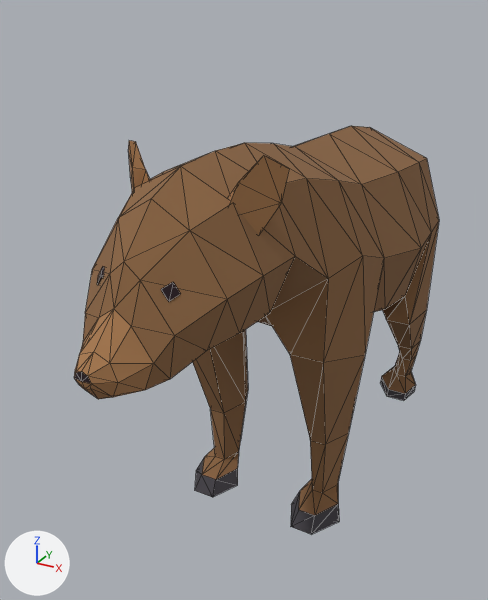
What one commit did to the glTF model client/godot/art/ccby/polypizza/Bear.glb.
Before and after are seen from a 50 mm camera at (2.41, -5.04, 4.44) aimed at (-0.29, -0.13, 1.99). The lights are fixed; the arrows at lower left show +X, +Y and +Z. The older version comes first. Mesh edges are drawn as thin lines. Where no turn or scale is listed for an object, it has been applied to the vertices. Vertices at exactly the same position are counted once.

Names of what the first picture shows: 'Bear'.
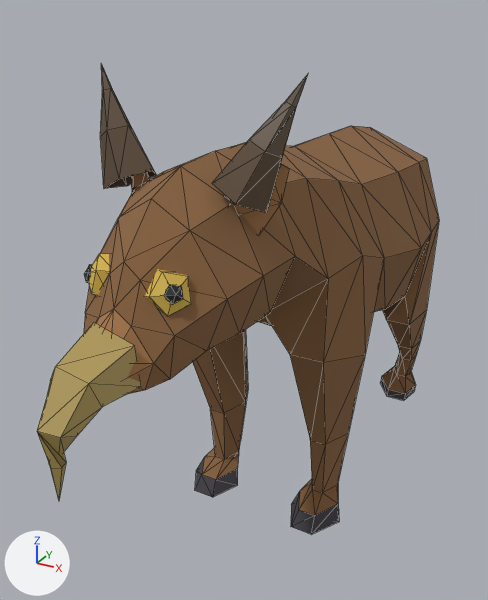
The change, as JSON lines over the scene's bpy script:
```json
{"op": "add", "block": "mat_beak", "code": ["mat_beak = principled_material('Beak')", "mat_beak.base_color = (0.45, 0.33, 0.1)  # yellow #b39b59"]}
{"op": "add", "block": "mat_pupil", "code": ["mat_pupil = principled_material('Pupil')", "mat_pupil.base_color = (0.01, 0.01, 0.01)  # black #191919"]}
{"op": "add", "block": "mat_eye", "code": ["mat_eye = principled_material('Eye')", "mat_eye.base_color = (0.72, 0.5, 0.08)  # yellow #ddbc50"]}
{"op": "add", "block": "mat_tuft", "code": ["mat_tuft = principled_material('Tuft')", "mat_tuft.base_color = (0.1, 0.06, 0.03)  # brown #594530"]}
{"block": "me_bear", "where": "# used by ob_bear; location = (0.0, 0.0, 0.0)"}
{"op": "remove", "block": "me_bear", "code": "me_bear.from_pydata(...)  # 298 vertices, 570 faces; spans x -0.97..0.97, y -2.56..2.99, z -0.01..3.59"}
{"op": "add", "block": "me_bear", "code": "me_bear.from_pydata(...)  # 395 vertices, 715 faces; spans x -0.97..0.97, y -2.9..2.99, z -0.01..4.07"}
{"block": "me_bear", "change": "me_bear part 1: a new loose piece of 21 vertices spanning x -0.25..0.2, y -2.9..-2.27, z 1.83..2.74, in mat_beak (yellow #b39b59)"}
{"block": "me_bear", "change": "me_bear part 2: a new loose piece of 16 vertices spanning x 0.27..0.76, y -1.64..-1.26, z 3.27..4.07, in mat_tuft (brown #594530)"}
{"block": "me_bear", "change": "me_bear part 3: a new loose piece of 16 vertices spanning x -0.76..-0.24, y -1.64..-1.26, z 3.27..4.07, in mat_tuft (brown #594530)"}
{"block": "me_bear", "change": "me_bear part 4"}
{"block": "me_bear", "change": "44 vertices are added at x -0.37..0.37, y -2.16..-1.85, z 2.71..3.02"}
{"block": "me_bear", "change": "30 new faces join them, mat_eye (yellow #ddbc50)"}
{"block": "me_bear", "change": "30 new faces join them, mat_pupil (black #191919)"}
{"op": "add", "block": "me_bear", "code": "me_bear.materials.append(mat_beak)  # yellow #b39b59"}
{"op": "add", "block": "me_bear", "code": "me_bear.materials.append(mat_tuft)  # brown #594530"}
{"op": "add", "block": "me_bear", "code": "me_bear.materials.append(mat_eye)  # yellow #ddbc50"}
{"op": "add", "block": "me_bear", "code": "me_bear.materials.append(mat_pupil)  # black #191919"}
```

Pixel boxes (x1, y1, x2, y2) of what changed, in the pictures (488 x 600 px):
```json
{"object": "Bear", "change": "reshaped", "before": [74, 126, 439, 534], "after": [37, 63, 439, 534], "on screen": "10% wider, 15% taller"}
{"part": 1, "of": "me_bear", "change": "added", "after": [37, 322, 141, 500], "on screen": "yellow"}
{"part": 2, "of": "me_bear", "change": "added", "after": [212, 74, 308, 213], "on screen": "brown"}
{"part": 3, "of": "me_bear", "change": "added", "after": [100, 63, 157, 189], "on screen": "brown"}
{"part": 4, "of": "me_bear", "change": "added", "after": [84, 254, 191, 316]}
```
